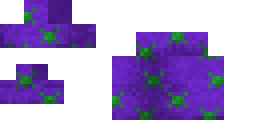
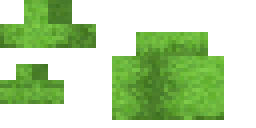
Layered file, before and after one edit (256x128). Changes by layer:
added layer "Slime" above "Honey" over left=0, top=0, right=224, bottom=120
hid "Poisonous" over left=0, top=0, right=224, bottom=120
